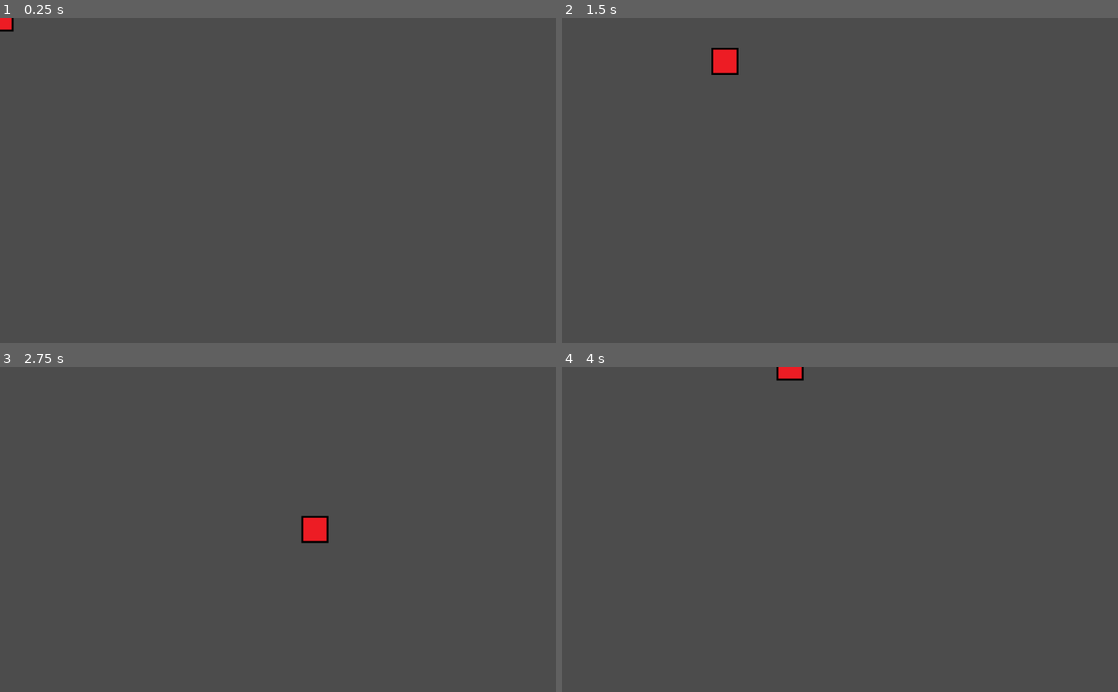
Above: before the commit, frames 1-4 (two rows, left to right).
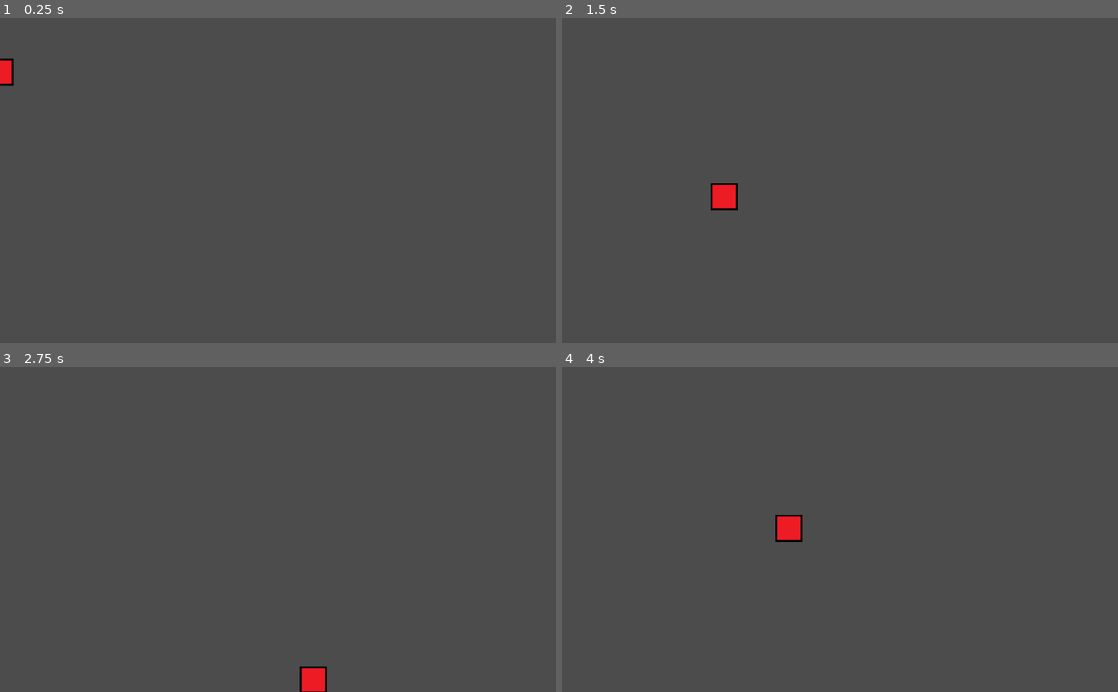
Above: after the commit, the same moments.

Repository: Pyro569/Stranded-in-the-Sewers
Game: Godot game, scene res://MainScene.tscn
Two runs of this game, one before a commit and one after it. Both use one fixed random seed, a clock stepped at 60 frames per second and the inputs below.
Inputs:
- Up to frame 1 (0.25 s): no input
- Up to frame 2 (1.5 s): hold D (move_right) 0.53-1.28 s; hold S (move_down) from 1.28 s (still down)
- Up to frame 3 (2.75 s): release S (move_down) at 2.03 s; hold D (move_right) from 2.03 s (still down)
- Up to frame 4 (4 s): release D (move_right) at 2.78 s; hold W (move_up) 2.78-3.53 s; hold A (move_left) from 3.53 s (still down)

The runs differ from the first frame. In frame 1, 0.3% of the frame differs, in the area x 0-3%, y 0-21%; in frame 2, 0.8%, in the area x 26-32%, y 9-60%; in frame 3, 0.8%; in frame 4, 0.6%.

Commit message:
gravity!!!!!!!

Diff:
--- a/Assets/Scripts/Player.gd
+++ b/Assets/Scripts/Player.gd
@@ -19,14 +19,15 @@
 	if Input.is_action_pressed("move_up"):
 		velocity.y -= 1
 
+	if velocity.y > -9.8:
+		velocity.y += 0.1 #GRAVITY!!!!!!
+
 	if velocity.length() > 0:
 		velocity = velocity.normalized() * speed
 		$AnimatedSprite.play()
 	else:
 		$AnimatedSprite.stop()
 
-	if velocity.y > -9.8:
-		velocity.y -= 0.1 #gravity???
 
 	position += velocity * delta
 	position.x = clamp(position.x, 0, screen_size.x)
